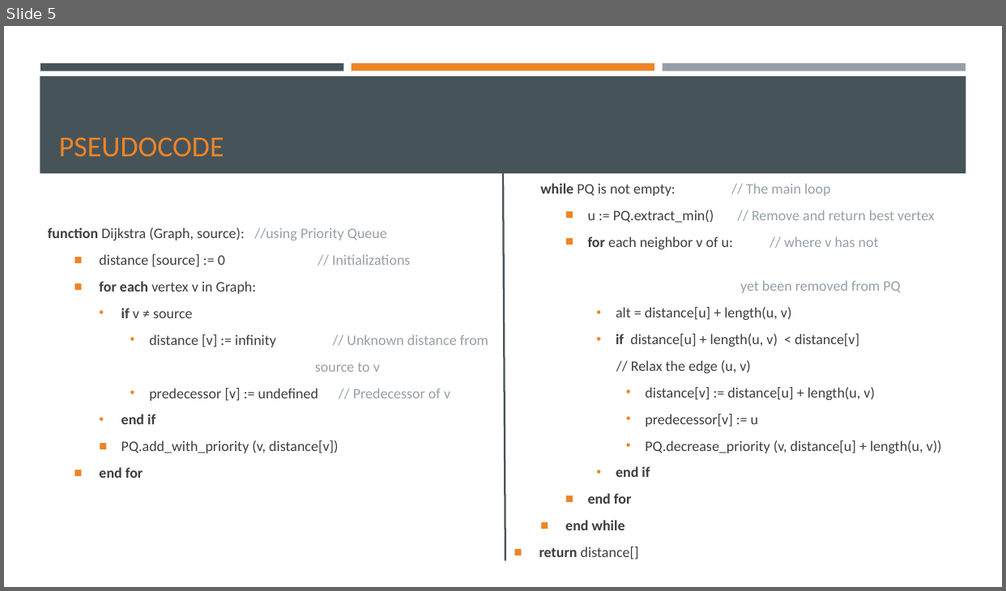
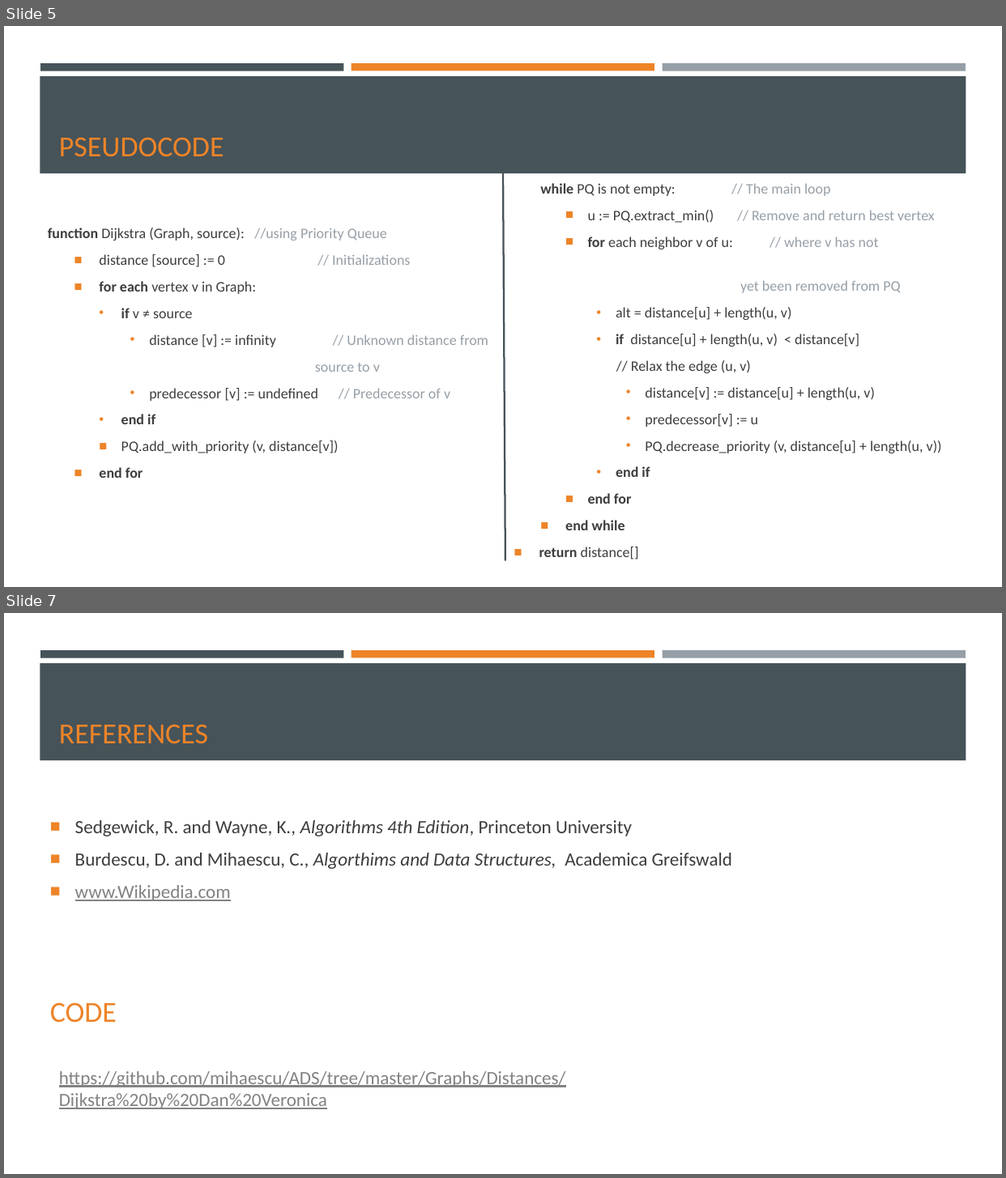
Before and after one commit to mihaescu/ADS, a slide deck: Graphs/Distances/Dijkstra by Dan Veronica/Dijkstra's algortihm (1).pptx. Shown one above the other, each under a label of ours: slide 5 before the commit, slides 5 and 7 after it; the slides between them are not shown. The pictures are 1006x591 and 1006x1178 pixels, drawn with LibreOffice and Linux fonts; fonts in the diff are those of the drawing. Boxes give left, top, right and bottom in pixels: in the first picture for what was removed or moved away, otherwise in the second. Text is boxed around its words. In the diff, an @@ line names an element or a change of style, - is before the commit and + after.

```diff
--- a/Graphs/Distances/Dijkstra by Dan Veronica/Dijkstra's algortihm (1).pptx
+++ b/Graphs/Distances/Dijkstra by Dan Veronica/Dijkstra's algortihm (1).pptx
@@ slide 7 added at (x1=4, y1=613, x2=1002, y2=1174), background #FFFFFF; not listed: 4 template elements that a slide beside it also shows @@
@@ title added at (x1=59, y1=724, x2=208, y2=743), 28 pt, text #ED8428 @@
+REFERENCES
@@ text added at (x1=75, y1=820, x2=732, y2=901), 18 pt, text #3D3D3D @@
+■ Sedgewick, R. and Wayne, K., Algorithms 4th Edition, Princeton University
+■ Burdescu, D. and Mihaescu, C., Algorthims and Data Structures, Academica Greifswald
+■ www.Wikipedia.com
@@ text added at (x1=50, y1=1003, x2=117, y2=1023), 28 pt, text #ED8428 @@
+CODE
@@ text added at (x1=59, y1=1071, x2=566, y2=1110), 18 pt, text #828282, underline @@
+https://github.com/mihaescu/ADS/tree/master/Graphs/Distances/Dijkstra%20by%20Dan%20Veronica
```
Also in this commit, not shown: 2 slides changed, 1 slide removed, 2 other files.
